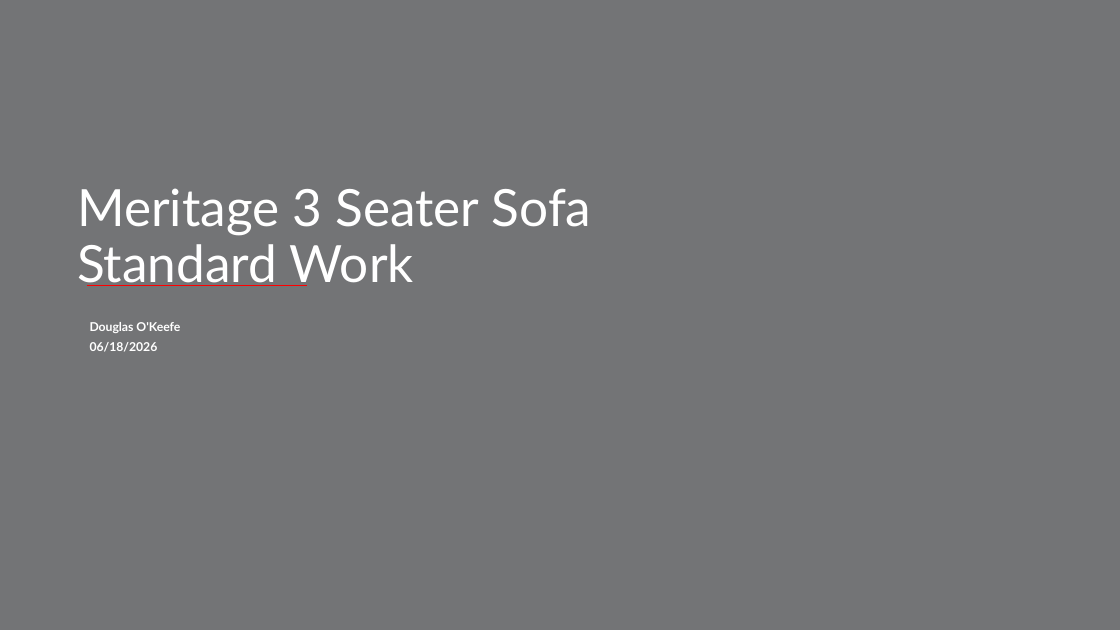
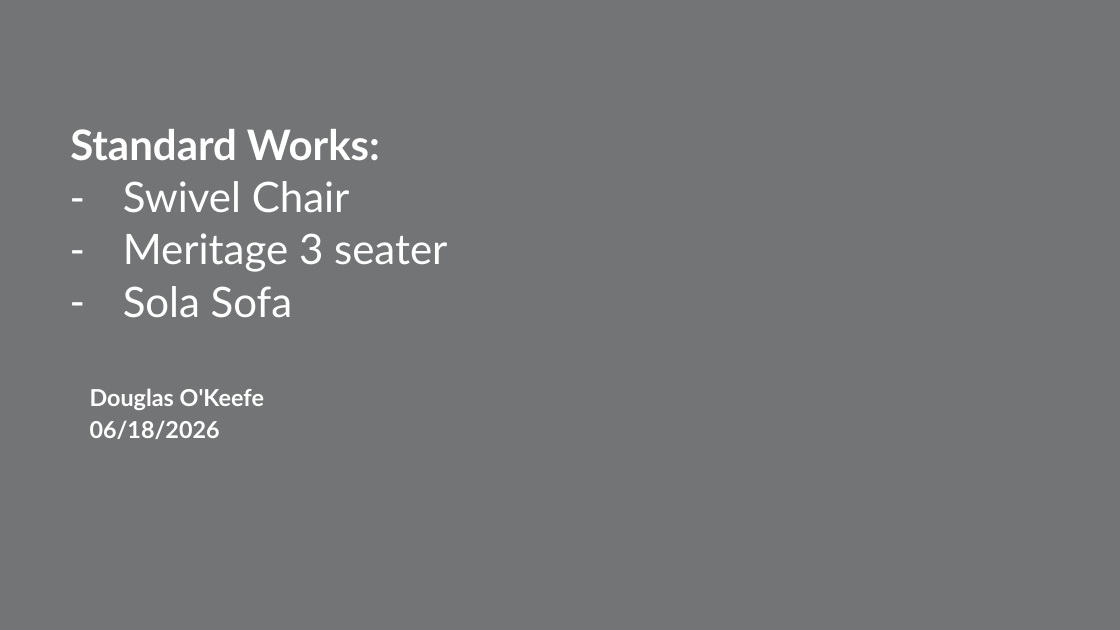
Before and after one commit to macokeefe/claude-code-system, a slide deck: slide 1 of standard-work/standalone/Meritage_3Seater_Standard_Work.pptx. Drawn at 1120x630 pixels with LibreOffice and Linux fonts; fonts in the diff are those of the drawing; background and template pictures are left out. Boxes give left, top, right and bottom in pixels: in the first picture for what was removed or moved away, otherwise in the second. Text is boxed around its words. In the diff, an @@ line names an element or a change of style, - is before the commit and + after.

```diff
--- a/standard-work/standalone/Meritage_3Seater_Standard_Work.pptx
+++ b/standard-work/standalone/Meritage_3Seater_Standard_Work.pptx
@@ text at box(70, 129, 447, 318): text changed; size 44 to 36 pt @@
-Meritage 3 Seater Sofa Standard Work
+Standard Works:
+– Swivel Chair
+– Meritage 3 seater
+– Sola Sofa
@@ line removed from (87, 286) to (308, 286) @@
@@ text "Douglas O'Keefe": place and size @@
-text "Douglas O'Keefe" at box(90, 322, 180, 352)
+text "Douglas O'Keefe" at box(90, 388, 264, 439)
@@ text "Douglas O'Keefe" at box(90, 388, 264, 439): size 10.5 to 20 pt @@
```
Also in this commit, not shown: 4 other slides changed, 5 slides added.
